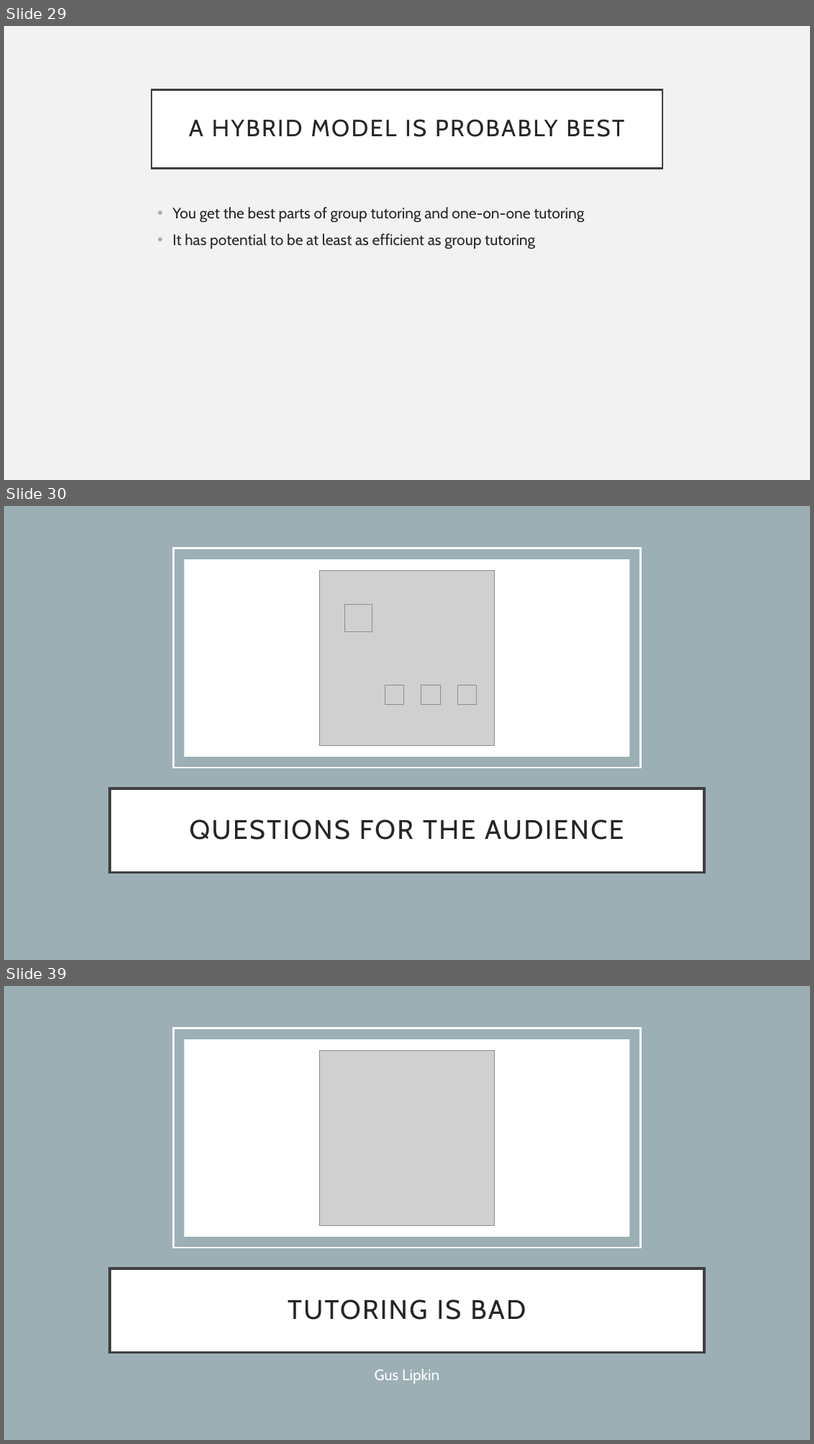
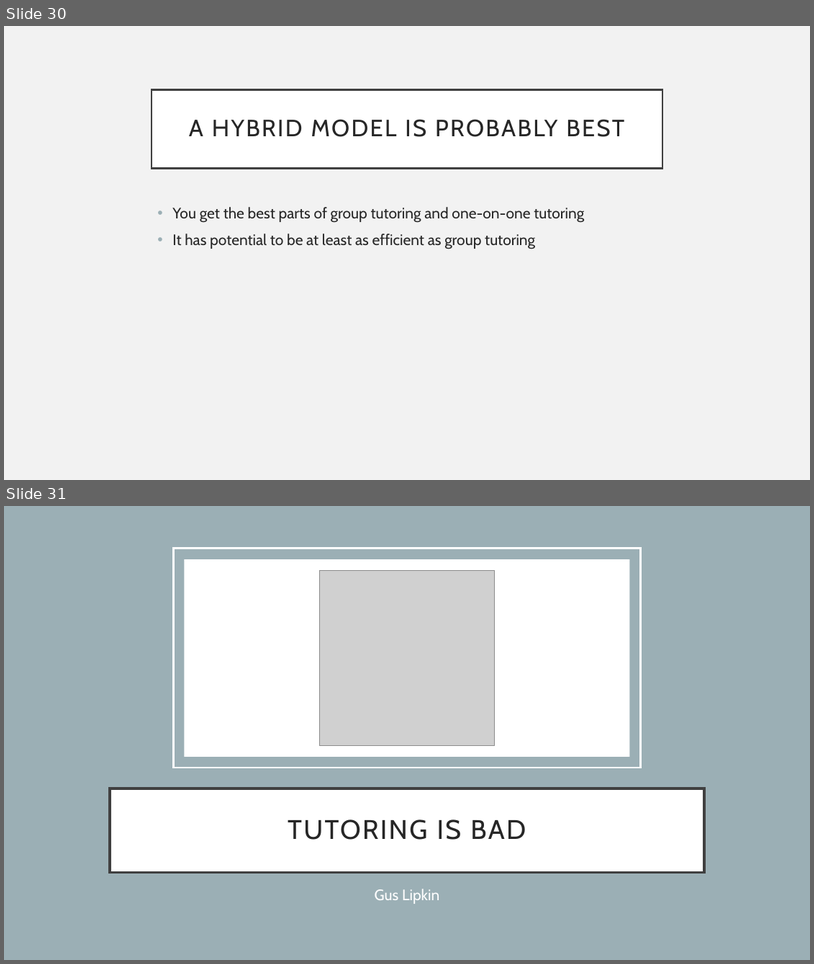
Before and after one commit to guslipkin/Fall2021, a slide deck: ECO 3930 ~ Contemporary Economics/Final Paper/FinalPaper.pptx. Shown one above the other, each under a label of ours: slides 29, 30 and 39 before the commit, slides 30 and 31 after it; the slides between them are not shown. The pictures are 814x1444 and 814x964 pixels, drawn with LibreOffice and Linux fonts; fonts in the diff are those of the drawing; grey boxes stand for pictures. Boxes give left, top, right and bottom in pixels: in the first picture for what was removed or moved away, otherwise in the second. Text is boxed around its words. In the diff, an @@ line names an element or a change of style, - is before the commit and + after.

```diff
--- a/ECO 3930 ~ Contemporary Economics/Final Paper/FinalPaper.pptx
+++ b/ECO 3930 ~ Contemporary Economics/Final Paper/FinalPaper.pptx
@@ slide 30 removed at (4,506,810,960), background #FFFFFF @@
@@ rectangle removed at (4,506,810,960) @@
@@ rectangle removed at (173,548,641,767) @@
@@ rectangle removed at (184,559,630,757) @@
@@ picture removed at (320,570,495,746) @@
@@ picture removed at (345,604,373,631) @@
@@ picture removed at (385,685,404,705) @@
@@ picture removed at (422,685,441,705) @@
@@ picture removed at (458,685,477,705) @@
@@ title removed at (110,788,705,872) @@
-QUESTIONS FOR THE AUDIENCE
@@ what was slide 29 is now slide 30 @@
@@ what was slide 39 is now slide 31 @@
```
Also in this commit, not shown: 1 slide added, 8 other slides removed, 1 other file.
